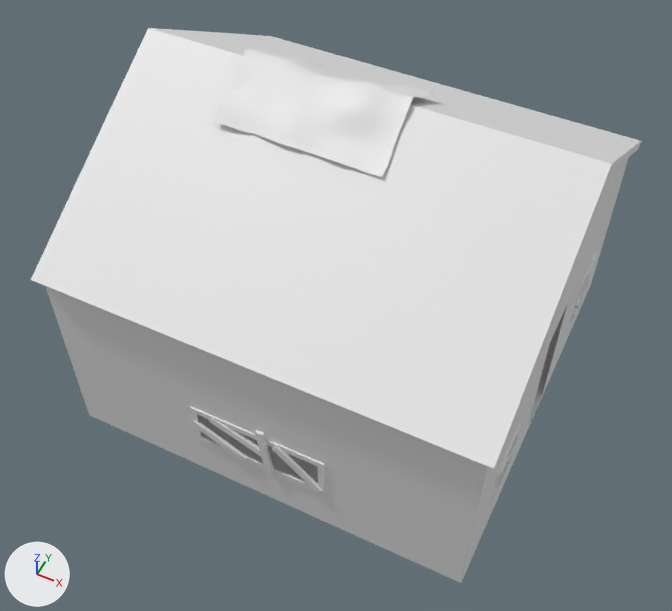
What one commit did to the FBX model Infected/Assets/Map Assets/verlaten huis.fbx.
Both versions are drawn from a camera (50 mm lens) standing at (3.47, -7.53, 7.5) and looking at (0.06, -0.71, -1.03). The lights are fixed; the arrows at lower left show +X, +Y and +Z.

The scene before the commit, as lines of its bpy script (objects in view):
```python
me_cube_001 = bpy.data.meshes.new('Cube.001')
me_cube_001.from_pydata(...)  # 870 vertices, 746 faces; spans x -2.7..2.7, y -2.71..2.71, z -2.62..1.65
me_cube_001.materials.append(mat_material)  # white #e7e7e7
me_plane_001 = bpy.data.meshes.new('Plane.001')
me_plane_001.from_pydata(...)  # 195 vertices, 168 faces; spans x -1.02..1.0, y -0.79..0.71, z -0.46..0.03
ob_cube = bpy.data.objects.new('Cube', me_cube_001)
ob_cube.location = (0.0, 0.0, 0.0)
ob_plane = bpy.data.objects.new('Plane', me_plane_001)
ob_plane.location = (-0.39, 0.02, 1.71)
```
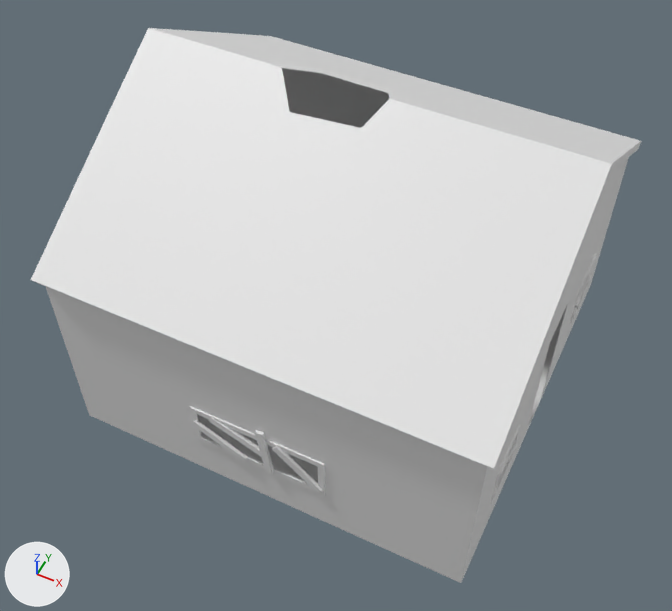
Where the newer file only moved an object's origin or applied its transform, the numbers keep the older frame.

Patch to the scene script:
```diff
--- a/Infected/Assets/Map Assets/verlaten huis.fbx.py
+++ b/Infected/Assets/Map Assets/verlaten huis.fbx.py
@@ ob_plane @@
-ob_plane = bpy.data.objects.new('Plane', me_plane_001)
-ob_plane.location = (-0.39, 0.02, 1.71)
```

Location of each change, (x1, y1, x2, y2) in pixels of the pictures (672 x 611 px):
'Plane', deleted
    before: (213, 48, 438, 177)
